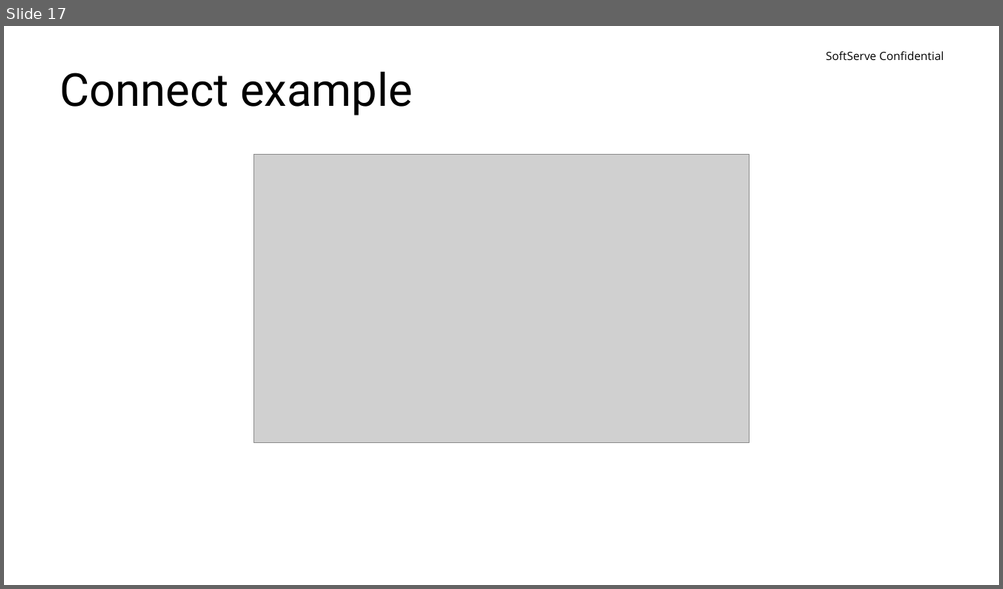
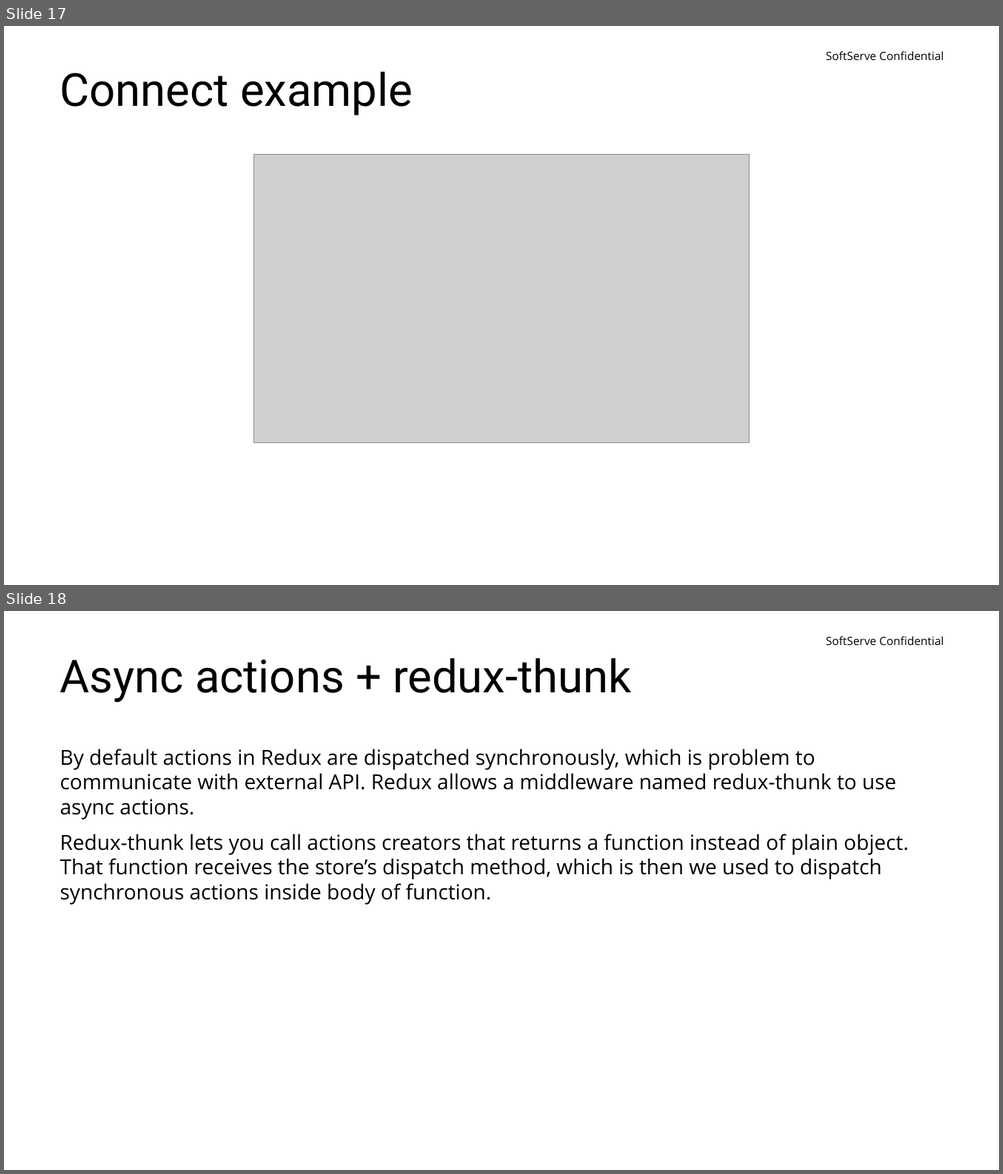
Before and after one commit to yuriiholskiy/Lv-469.node, a slide deck: perfomances/redux-intro(Yurii Holskyi).pptx. Shown one above the other, each under a label of ours: slide 17 before the commit, slides 17 and 18 after it. The pictures are 1003x589 and 1003x1174 pixels, drawn with LibreOffice and Linux fonts; fonts in the diff are those of the drawing; grey boxes stand for pictures; background and template pictures are left out. Boxes give left, top, right and bottom in pixels: in the first picture for what was removed or moved away, otherwise in the second. Text is boxed around its words. In the diff, an @@ line names an element or a change of style, - is before the commit and + after.

Commit message:
work on redux perfomance + webtask

```diff
--- a/perfomances/redux-intro(Yurii Holskyi).pptx
+++ b/perfomances/redux-intro(Yurii Holskyi).pptx
@@ slide 18 added at [4,611,999,1170], background #FFFFFF; not listed: 1 template element that a slide beside it also shows @@
@@ title added at [60,658,631,702], 44 pt, text #000000 @@
+Async actions + redux-thunk
@@ text added at [60,749,908,905], 20 pt, text #000000 @@
+By default actions in Redux are dispatched synchronously, which is problem to communicate with external API. Redux allows a middleware named redux-thunk to use async actions.
+Redux-thunk lets you call actions creators that returns a function instead of plain object. That function receives the store’s dispatch method, which is then we used to dispatch synchronous actions inside body of function.
```
Also in this commit, not shown: 2 other slides added, 4 other files.
